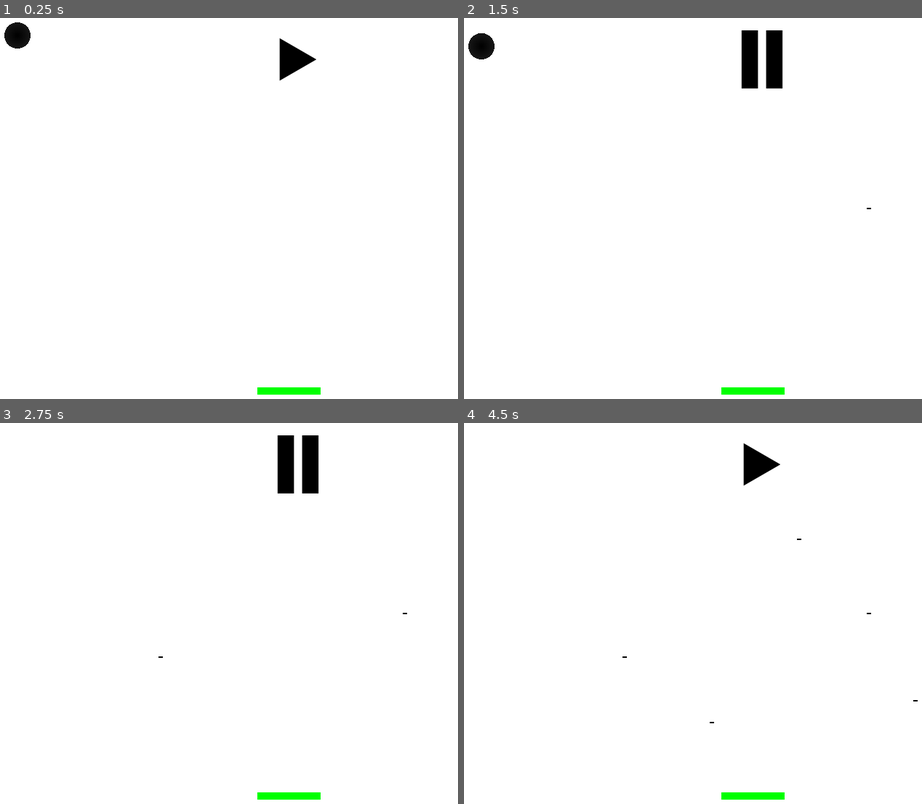
Above: before the commit, frames 1-4 (two rows, left to right).
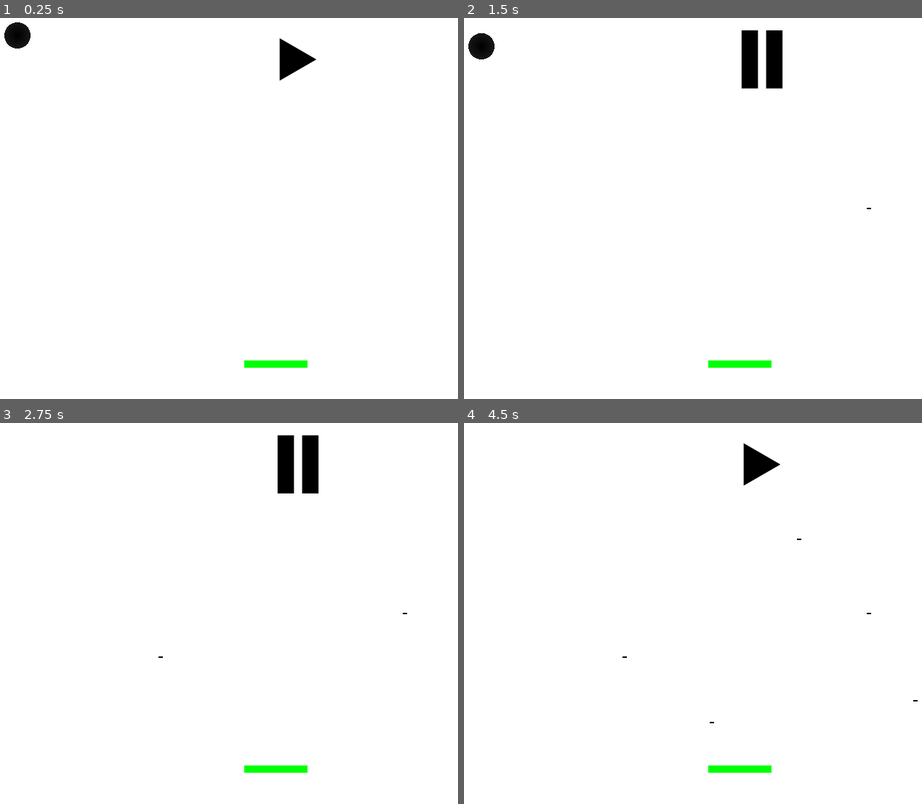
Above: after the commit, the same moments.

Repository: trizko/Papyrus
Game: Godot game, scene res://scenes/levels/level-01-01.tscn
The game is run twice, just before and just after one commit, with the same random seed, the same clock (stepped at 60 frames per second) and the same inputs.
Inputs (mouse positions are in pixels of both pictures, inside the frame that each line leads up to):
- Up to frame 1 (0.25 s): no input
- Up to frame 2 (1.5 s): tap Enter at 0.5 s; move the mouse to (867, 208) at 0.52 s; click (867, 208) at 0.67 s; click (761, 59) at 1.25 s
- Up to frame 3 (2.75 s): move the mouse to (160, 655) at 2.02 s; click (160, 655) at 2.17 s
- Up to frame 4 (4.5 s): tap Space at 2.75, 4.25 s; move the mouse to (798, 541) at 2.77 s; click (798, 541) at 2.92 s; tap Enter at 3.5 s; move the mouse to (711, 723) at 3.52 s; click (711, 723) at 3.67 s; move the mouse to (912, 701) at 4.27 s; click (912, 701) at 4.42 s

The runs differ from the first frame. In frame 1, 0.5% of the frame differs, in the area x 53-70%, y 89-99%; in frame 2, 0.5%; in frame 3, 0.5%; in frame 4, 0.5%.

Commit message:
Refactor goal to use StaticBody2D as root node of scene

Diff:
--- a/godot/Papyrus/scenes/goal.tscn
+++ b/godot/Papyrus/scenes/goal.tscn
@@ -3,13 +3,15 @@
 [sub_resource type="RectangleShape2D" id="RectangleShape2D_4i0tp"]
 size = Vector2(87, 10)
 
-[node name="Goal" type="ColorRect"]
+[node name="StaticBody2D (Goal)" type="StaticBody2D"]
+metadata/_edit_group_ = true
+
+[node name="ColorRect" type="ColorRect" parent="."]
 offset_right = 87.0
 offset_bottom = 10.0
 color = Color(0, 1, 0, 1)
+metadata/_edit_use_anchors_ = true
 
-[node name="StaticBody2D" type="StaticBody2D" parent="."]
-
-[node name="CollisionShape2D" type="CollisionShape2D" parent="StaticBody2D"]
+[node name="CollisionShape2D" type="CollisionShape2D" parent="."]
 position = Vector2(43.5, 5)
 shape = SubResource("RectangleShape2D_4i0tp")
--- a/godot/Papyrus/scenes/levels/level-01-01.tscn
+++ b/godot/Papyrus/scenes/levels/level-01-01.tscn
@@ -24,9 +24,6 @@
 offset_bottom = 64.0
 
 [node name="Goal" parent="." instance=ExtResource("4_0xt3j")]
-offset_left = 376.0
-offset_top = 516.0
-offset_right = 463.0
-offset_bottom = 526.0
+position = Vector2(358, 479)
 
 [connection signal="toggled" from="PlayPauseButton" to="." method="_on_play_pause_button_toggled"]
--- a/godot/Papyrus/scenes/object.tscn
+++ b/godot/Papyrus/scenes/object.tscn
@@ -8,7 +8,7 @@
 [sub_resource type="ShaderMaterial" id="ShaderMaterial_pkfe1"]
 shader = ExtResource("1_cdp17")
 
-[node name="RigidBody2D" type="RigidBody2D"]
+[node name="RigidBody2D (Object)" type="RigidBody2D"]
 
 [node name="CollisionShape2D" type="CollisionShape2D" parent="."]
 position = Vector2(20, 20)
